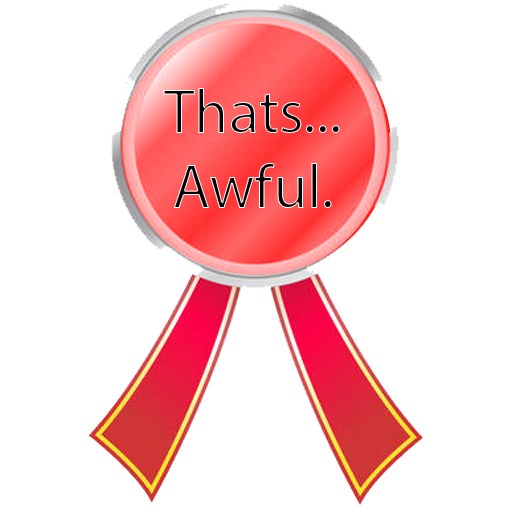
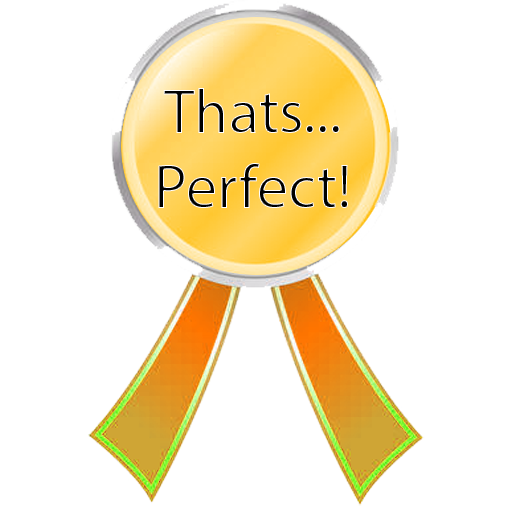
Layer changes from the first w=512, h=512 image to the second:
renamed "Thats... Awful." to "Thats... Perfect!", painted on it over <box>158,88,348,208</box>
